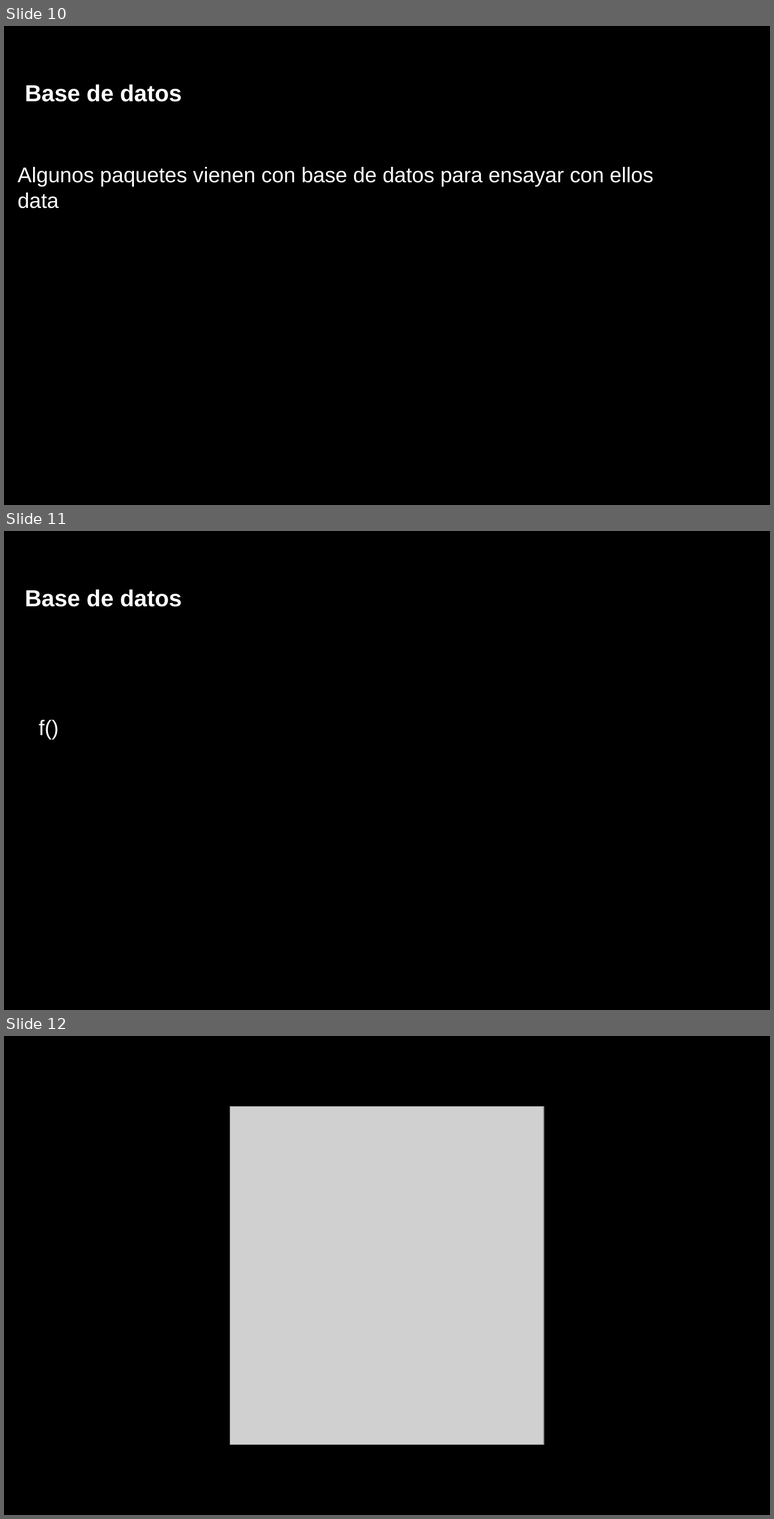
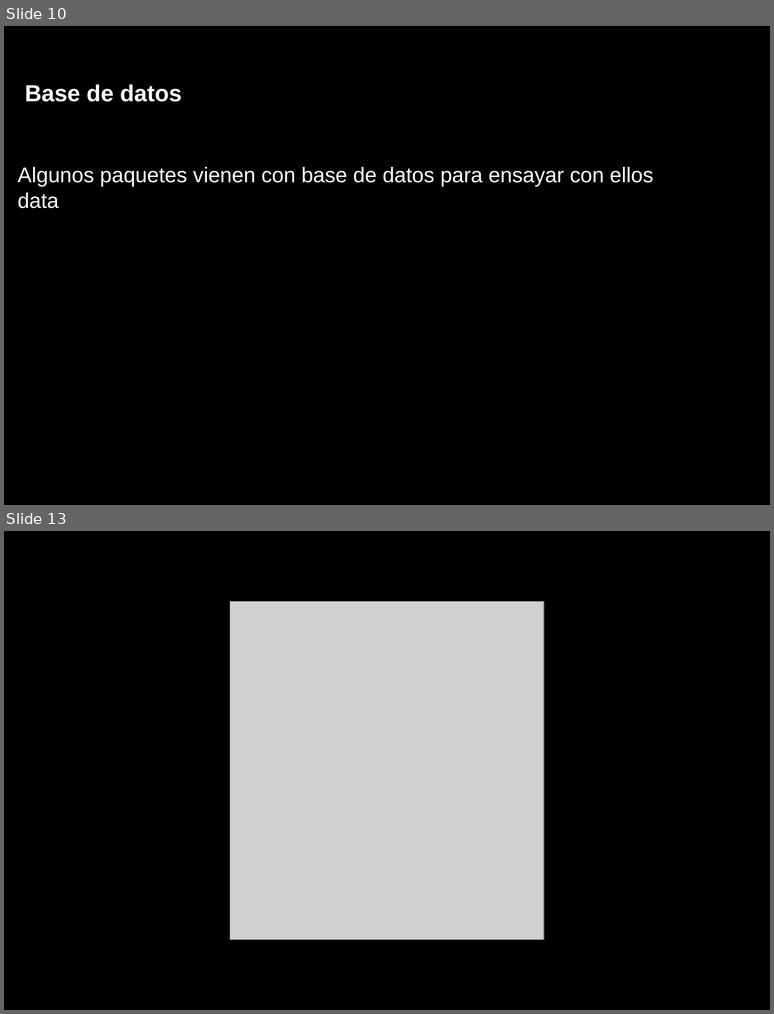
Before and after one commit to lebalcazar/R_IITCA, a slide deck: Presentacion/presentacion_01.odp. Shown one above the other, each under a label of ours: slides 10, 11 and 12 before the commit, slides 10 and 13 after it; the slides between them are not shown. The pictures are 774x1519 and 774x1014 pixels, drawn with LibreOffice and Linux fonts; fonts in the diff are those of the drawing; grey boxes stand for pictures. Boxes give left, top, right and bottom in pixels: in the first picture for what was removed or moved away, otherwise in the second. Text is boxed around its words. In the diff, an @@ line names an element or a change of style, - is before the commit and + after.

```diff
--- a/Presentacion/presentacion_01.odp
+++ b/Presentacion/presentacion_01.odp
@@ slide 11 removed at (4, 531, 770, 1010), background #000000 @@
@@ title removed at (25, 589, 182, 607) @@
-Base de datos
@@ title removed at (39, 720, 59, 740) @@
-f()
@@ what was slide 12 is now slide 13 @@
```
Also in this commit, not shown: 1 slide changed, 2 slides added.
